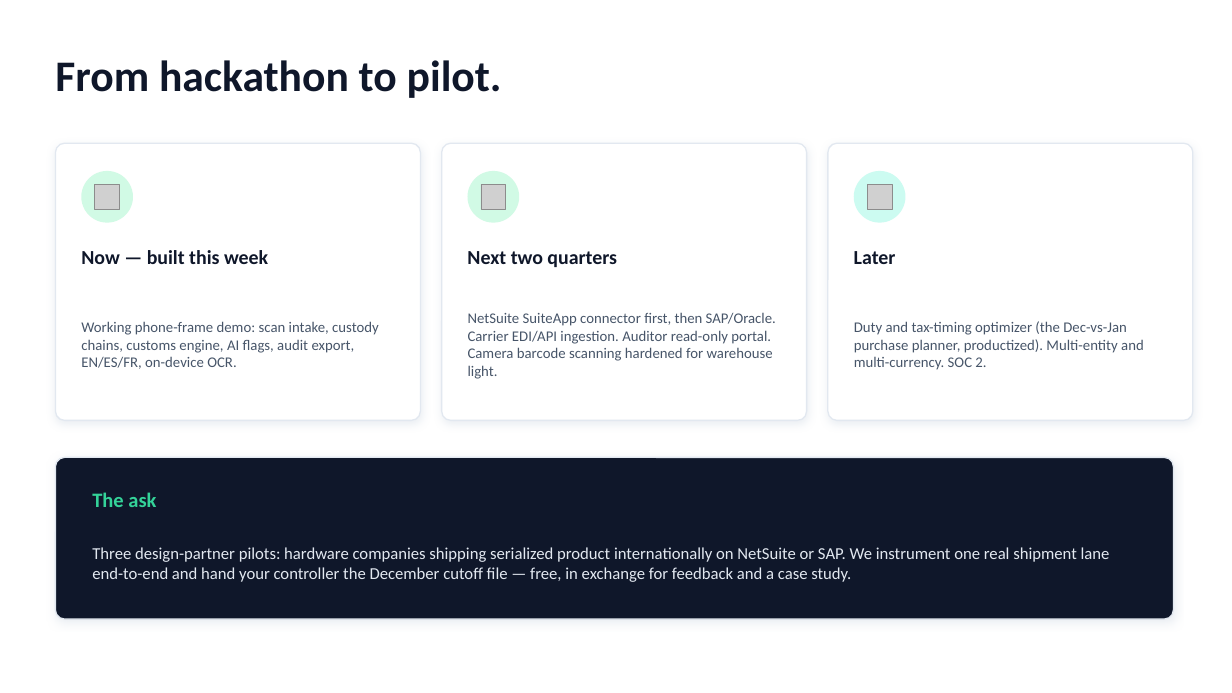
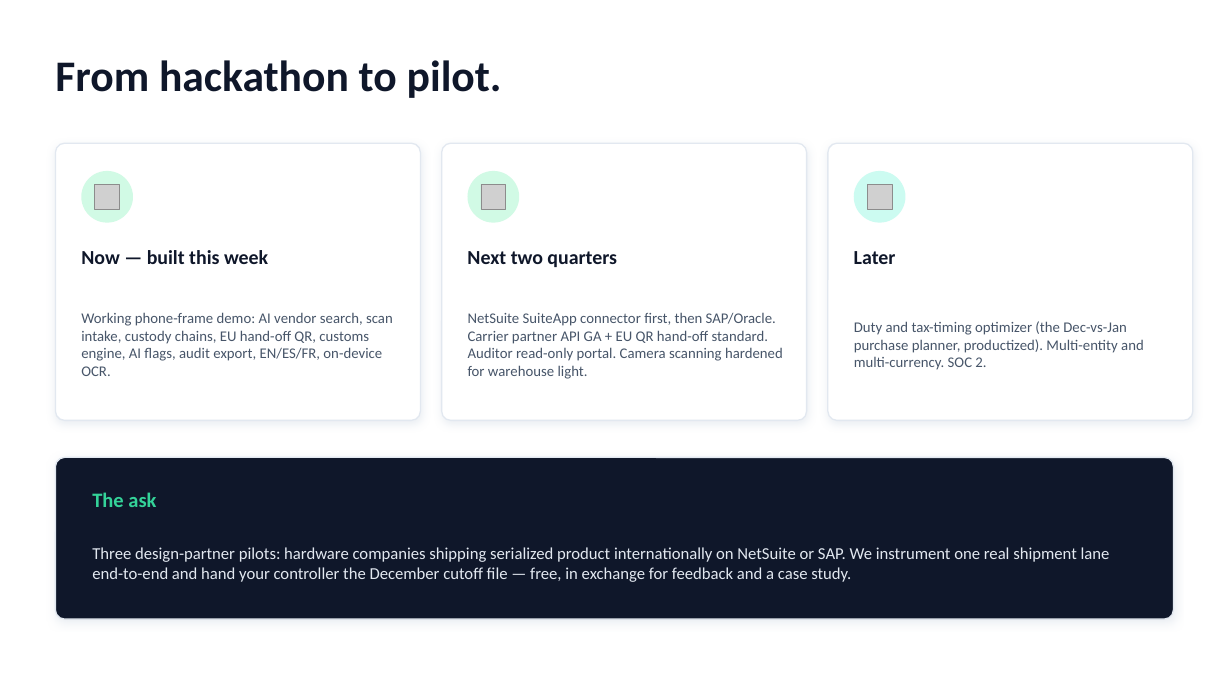
Before and after one commit to jessiesfaith/transit-guard, a slide deck: slide 10 of deck/Transit_Guard_Pitch.pptx (slide 9 before the commit). Drawn at 1232x693 pixels with LibreOffice and Linux fonts; fonts in the diff are those of the drawing; grey boxes stand for pictures. Boxes give left, top, right and bottom in pixels: in the first picture for what was removed or moved away, otherwise in the second. Text is boxed around its words. In the diff, an @@ line names an element or a change of style, - is before the commit and + after.

```diff
--- a/deck/Transit_Guard_Pitch.pptx
+++ b/deck/Transit_Guard_Pitch.pptx
@@ text at (81, 312, 393, 376): text changed @@
-Working phone-frame demo: scan intake, custody chains, customs engine, AI flags, audit export, EN/ES/FR, on-device OCR.
+Working phone-frame demo: AI vendor search, scan intake, custody chains, EU hand-off QR, customs engine, AI flags, audit export, EN/ES/FR, on-device OCR.
@@ text at (468, 313, 783, 379): text changed @@
-NetSuite SuiteApp connector first, then SAP/Oracle. Carrier EDI/API ingestion. Auditor read-only portal. Camera barcode scanning hardened for warehouse light.
+NetSuite SuiteApp connector first, then SAP/Oracle. Carrier partner API GA + EU QR hand-off standard. Auditor read-only portal. Camera scanning hardened for warehouse light.
```
Also in this commit, not shown: 5 other slides changed, 1 slide added, 10 other files.
